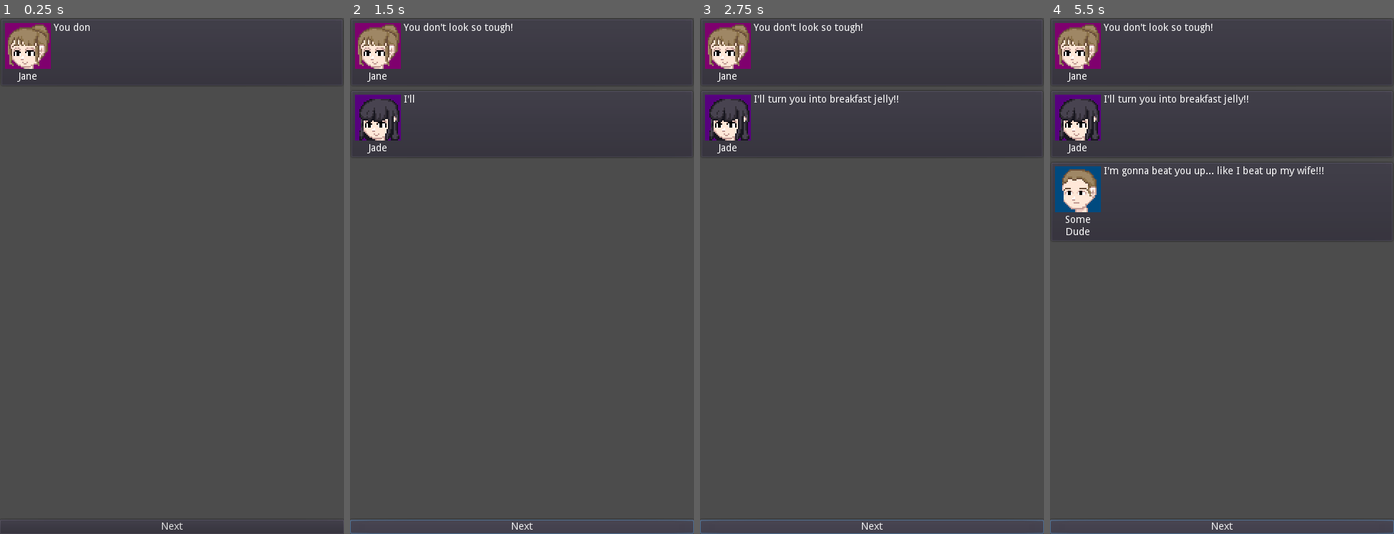
Above: before the commit, frames 1-4 (left to right).
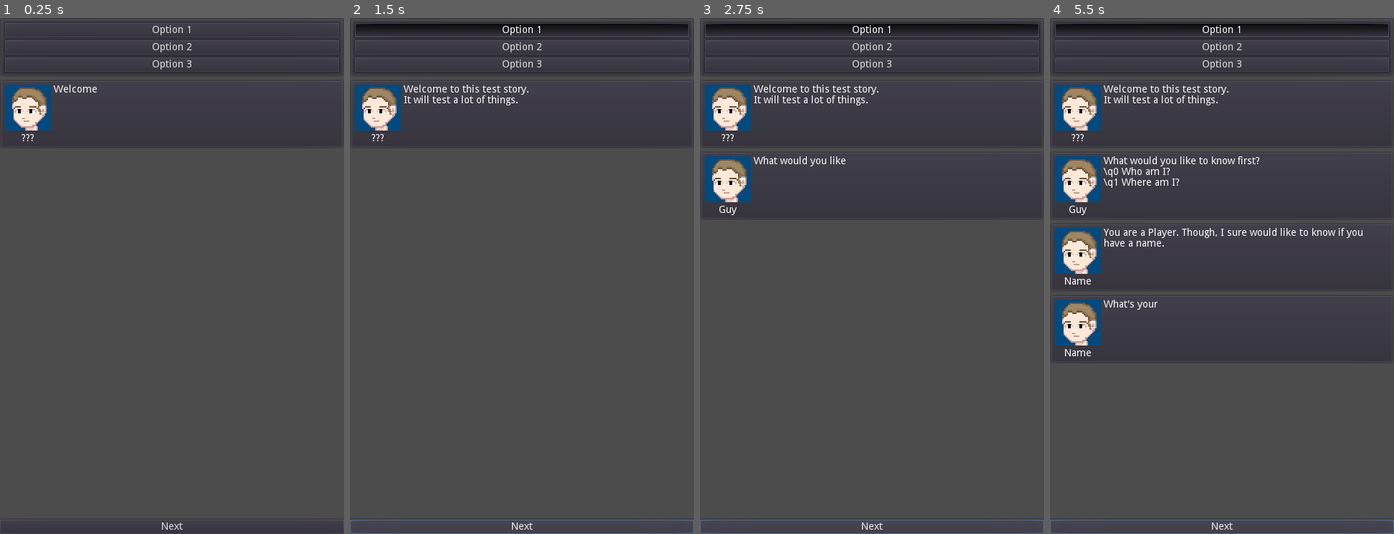
Above: after the commit, the same moments.

Repository: Crystalwarrior/chatgame
Game: Godot game, scene res://scenes/Main.tscn
The game is run twice, just before and just after one commit, with the same random seed, the same clock (stepped at 60 frames per second) and the same inputs.
Inputs (mouse positions are in pixels of both pictures, inside the frame that each line leads up to):
- Up to frame 1 (0.25 s): no input
- Up to frame 2 (1.5 s): click (522, 28) at 0.5 s, where only the run after the commit has a clickable "Option 1"; click "Next" at 1.25 s
- Up to frame 3 (2.75 s): click "Next" at 2 s
- Up to frame 4 (5.5 s): click "Next" at 2.75 s; tap Enter at 3.5, 5 s; tap Space at 4.25 s

The runs differ from the first frame. In frame 1, 3.0% of the frame differs, in the area x 0-100%, y 0-24%; in frame 2, 4.9%; in frame 3, 6.6%; in frame 4, 10%, in the area x 0-100%, y 0-66%.

Commit message:
Add a simulated registry system Add EXP Dialog System Add Choice Container node Overhaul Dialog Player to have better, easier to use syntax Make tweaks to the test story

Diff:
--- a/project.godot
+++ b/project.godot
@@ -18,6 +18,10 @@
 config/name="chatgame"
 run/main_scene="res://scenes/Main.tscn"
 config/icon="res://icon.png"
+
+[autoload]
+
+Registry="*res://scripts/Simulated_Registry.gd"
 
 [display]
 
--- /dev/null
+++ b/scenes/ChoiceContainer.tscn
@@ -0,0 +1,26 @@
+[gd_scene load_steps=2 format=2]
+
+[ext_resource path="res://scripts/ChoiceContainer.gd" type="Script" id=1]
+
+[node name="ChoiceContainer" type="PanelContainer"]
+anchor_right = 1.0
+margin_bottom = 14.0
+script = ExtResource( 1 )
+__meta__ = {
+"_edit_use_anchors_": false
+}
+
+[node name="ChoiceTemplate" type="Button" parent="."]
+visible = false
+margin_left = 7.0
+margin_top = 7.0
+margin_right = 473.0
+margin_bottom = 27.0
+toggle_mode = true
+text = "Haha Hehe"
+
+[node name="VBoxContainer" type="VBoxContainer" parent="."]
+margin_left = 7.0
+margin_top = 7.0
+margin_right = 473.0
+margin_bottom = 7.0
--- a/scenes/Main.tscn
+++ b/scenes/Main.tscn
@@ -1,6 +1,7 @@
-[gd_scene load_steps=2 format=2]
+[gd_scene load_steps=3 format=2]
 
 [ext_resource path="res://scripts/dialog_player.gd" type="Script" id=1]
+[ext_resource path="res://scenes/ChoiceContainer.tscn" type="PackedScene" id=2]
 
 [node name="Main" type="Control"]
 anchor_right = 1.0
@@ -33,6 +34,10 @@
 size_flags_horizontal = 3
 size_flags_vertical = 3
 
+[node name="ChoiceContainer" parent="ChatWindow/ScrollContainer/VBoxContainer" instance=ExtResource( 2 )]
+anchor_right = 0.0
+margin_right = 480.0
+
 [node name="NextButton" type="Button" parent="ChatWindow"]
 margin_top = 700.0
 margin_right = 480.0
--- /dev/null
+++ b/scripts/ChoiceContainer.gd
@@ -0,0 +1,30 @@
+extends PanelContainer
+
+
+signal clicked(slot)
+
+onready var _ChoiceTemplate = $ChoiceTemplate
+onready var _Container = $VBoxContainer
+
+
+func _ready():
+	_add_option("Option 1")
+	_add_option("Option 2")
+	_add_option("Option 3")
+
+func _add_option(text : String):
+	var option = _ChoiceTemplate.duplicate()
+	_Container.add_child(option)
+	option.set_text(text)
+	option.set_visible(true)
+	option.connect("pressed", self, "_button_pressed", [option.get_index()])
+
+
+func _button_pressed(slot : int):
+	var option = _Container.get_child(slot)
+#	option.pressed = true
+	for child in _Container.get_children():
+#		child.disabled = true
+		child.release_focus()
+		child.mouse_filter = MOUSE_FILTER_IGNORE
+	emit_signal("clicked", slot)
--- /dev/null
+++ b/scripts/Simulated_Registry.gd
@@ -0,0 +1,15 @@
+extends Node
+
+var registry = {"Playername": "Dudeboi128",
+				"PLAYER/LEVEL": 99,
+				"PI": PI,
+				"DATE": OS.get_datetime(),
+				"SYSTEM": OS.get_name()}
+
+# Public Methods
+
+func lookup(name : String):
+	if registry.has(name):
+		return registry[name]
+	else:
+		return ""
--- a/scripts/dialog_player.gd
+++ b/scripts/dialog_player.gd
@@ -16,23 +16,23 @@
 
 func _ready():
 	var Story_Reader_Class = load("res://addons/EXP-System-Dialog/Reference_StoryReader/EXP_StoryReader.gd")
-	self._Story_Reader = Story_Reader_Class.new()
+	_Story_Reader = Story_Reader_Class.new()
 
-	var story = load("res://stories/Example_Story_Baked.tres")
-	self._Story_Reader.read(story)
+	var story = load("res://stories/main_story_baked.tres")
+	_Story_Reader.read(story)
 
-	self.play_dialog("Plains/Battle/Slime")
+	play_dialog("prologue/intro")
 
 # Callback Methods
 
 
 func _on_NextButton_pressed():
-	if not self._playing_dialog:
+	if not _playing_dialog:
 		return
 	if not _waiting:
-		self._get_next_node()
-		if self._playing_dialog:
-			self._play_node()
+		_get_next_node()
+		if _playing_dialog:
+			_play_node()
 	elif _current_instance:
 		_current_instance.finished()
 
@@ -44,20 +44,18 @@
 # Public Methods
 
 func play_dialog(record_name : String):
-	self._playing_dialog = true
-	self._did = self._Story_Reader.get_did_via_record_name(record_name)
-	self._nid = self._Story_Reader.get_nid_via_exact_text(self._did, "<start>")
-	self._get_next_node()
-	self._play_node()
+	_playing_dialog = true
+	_did = _Story_Reader.get_did_via_record_name(record_name)
+	_nid = 1#_Story_Reader.get_nid_via_exact_text(_did, "<start>")
+	_play_node()
 
 # Private Methods
 
-func _get_next_node():
-	self._nid = self._Story_Reader.get_nid_from_slot(self._did, self._nid, 0)
-	var final_nid = self._Story_Reader.get_nid_via_exact_text(self._did, "<end>")
-
-	if self._nid == final_nid:
-		self._playing_dialog = false
+func _get_next_node(slot : int = 0):
+	if (_Story_Reader.has_slot(_did, _nid, slot)):
+		_nid = _Story_Reader.get_nid_from_slot(_did, _nid, slot)
+	else:
+		_playing_dialog = false
 
 
 func _get_tagged_text(tag : String, text : String):
@@ -69,11 +67,29 @@
 	return text.substr(start_index, substr_length)
 
 
+func _inject_variables(text : String, start_check : String = "{", end_check : String = "}") -> String:
+	while text.find("{") != -1:
+		var start_index = text.find(start_check)
+		var end_index = text.find(end_check)
+		if end_index == -1:
+			break
+		end_index += end_check.length()
+		var substr_length = end_index - start_index
+		var variable_value = Registry.lookup(text.substr(start_index + start_check.length(), substr_length - (start_check.length() + end_check.length())))
+		text.erase(start_index, substr_length)
+		text = text.insert(start_index, str(variable_value))
+
+	return text
+
 func _play_node():
-	var raw_text = self._Story_Reader.get_text(self._did, self._nid)
-	var speaker_name = self._get_tagged_text("speaker", raw_text)
-	var dialog = self._get_tagged_text("dialog", raw_text)
-	var avatar = load(self._get_tagged_text("avatar", raw_text))
+	var raw_text = _Story_Reader.get_text(_did, _nid)
+	raw_text = _inject_variables(raw_text)
+	var dialog = raw_text
+	var speaker = ""
+	var colon = raw_text.find(":")
+	if colon != -1:
+		speaker = raw_text.substr(0, colon).strip_edges()
+		dialog = raw_text.substr(colon+1).strip_edges()
 
 	_waiting = true
 
@@ -82,4 +98,4 @@
 	_box.add_child(_current_instance)
 	yield(get_tree(), "idle_frame")
 	_scrollcontainer.scroll_vertical = _scrollbar.max_value
-	_current_instance.display_text(dialog, speaker_name, avatar)
+	_current_instance.display_text(dialog, speaker, load("res://avatars/guy.png"))
--- /dev/null
+++ b/stories/main_story.tres
@@ -0,0 +1,108 @@
+[gd_resource type="Resource" load_steps=2 format=2]
+
+[ext_resource path="res://addons/EXP-System-Dialog/Resource_EditorStory/EXP_EditorStory.gd" type="Script" id=1]
+
+[resource]
+script = ExtResource( 1 )
+TYPE = "EXP_Story_editor"
+names = {
+"prologue/intro": 1
+}
+story = {
+1: {
+"available_nid": [  ],
+"groups": [  ],
+"human_readable_description": "The intro to this weird ass test game",
+"name": "prologue/intro",
+"nodes": {
+1: {
+"graph_offset": Vector2( -140, -220 ),
+"links": {
+0: 2
+},
+"rect_size": Vector2( 324, 137 ),
+"slot_amount": 1,
+"text": "???: Welcome to this test story.
+It will test a lot of things.",
+"type": "line"
+},
+2: {
+"graph_offset": Vector2( 340, -220 ),
+"links": {
+0: 6,
+1: 4
+},
+"rect_size": Vector2( 441, 177 ),
+"slot_amount": 2,
+"text": "Guy:
+What would you like to know first?
+\\q0 Who am I?
+\\q1 Where am I?",
+"type": "line"
+},
+3: {
+"graph_offset": Vector2( 1340, -300 ),
+"links": {
+0: 7
+},
+"rect_size": Vector2( 324, 137 ),
+"slot_amount": 1,
+"text": "What's your name?
+\\text_input{Playername}",
+"type": "line"
+},
+4: {
+"graph_offset": Vector2( 860, -100 ),
+"links": {
+0: 5
+},
+"rect_size": Vector2( 324, 137 ),
+"slot_amount": 1,
+"text": "You are in the Hall of Judgement. You will be prosecuted for your crimes. Though, I won't be telling you what those crimes are yet...",
+"type": "line"
+},
+5: {
+"graph_offset": Vector2( 1340, -100 ),
+"links": {
+0: 3
+},
+"rect_size": Vector2( 324, 137 ),
+"slot_amount": 1,
+"text": "But before that, I have a question to ask you.",
+"type": "line"
+},
+6: {
+"graph_offset": Vector2( 860, -300 ),
+"links": {
+0: 3
+},
+"rect_size": Vector2( 324, 137 ),
+"slot_amount": 1,
+"text": "You are a Player. Though, I sure would like to know if you have a name.",
+"type": "line"
+},
+7: {
+"graph_offset": Vector2( 1820, -300 ),
+"links": {
+0: 8
+},
+"rect_size": Vector2( 324, 137 ),
+"slot_amount": 1,
+"text": "Ah, {Playername}? That sure is a name.",
+"type": "line"
+},
+8: {
+"graph_offset": Vector2( 2300, -300 ),
+"links": {
+
+},
+"rect_size": Vector2( 324, 137 ),
+"slot_amount": 1,
+"text": "Either way... The hour of judgement is upon you. Steel yourself.",
+"type": "line"
+}
+}
+}
+}
+available_dids = [  ]
+groups = [  ]
--- /dev/null
+++ b/stories/main_story_baked.tres
@@ -0,0 +1,70 @@
+[gd_resource type="Resource" load_steps=2 format=2]
+
+[ext_resource path="res://addons/EXP-System-Dialog/Resource_BakedStory/EXP_BakedStory.gd" type="Script" id=1]
+
+[resource]
+script = ExtResource( 1 )
+TYPE = "EXP_Baked_Story"
+story = {
+1: {
+"nodes": {
+1: {
+"links": {
+0: 2
+},
+"text": "???: Welcome to this test story.
+It will test a lot of things."
+},
+2: {
+"links": {
+0: 6,
+1: 4
+},
+"text": "Guy:
+What would you like to know first?
+\\q0 Who am I?
+\\q1 Where am I?"
+},
+3: {
+"links": {
+0: 7
+},
+"text": "What's your name?
+\\text_input{Playername}"
+},
+4: {
+"links": {
+0: 5
+},
+"text": "You are in the Hall of Judgement. You will be prosecuted for your crimes. Though, I won't be telling you what those crimes are yet..."
+},
+5: {
+"links": {
+0: 3
+},
+"text": "But before that, I have a question to ask you."
+},
+6: {
+"links": {
+0: 3
+},
+"text": "You are a Player. Though, I sure would like to know if you have a name."
+},
+7: {
+"links": {
+0: 8
+},
+"text": "Ah, {Playername}? That sure is a name."
+},
+8: {
+"links": {
+
+},
+"text": "Either way... The hour of judgement is upon you. Steel yourself."
+}
+}
+}
+}
+names = {
+"prologue/intro": 1
+}
Not shown, changed: addons/EXP-System-Dialog/Dialog Editor/Editor/editor.gd
Not shown, changed: addons/EXP-System-Dialog/Dialog Editor/dialog_editor.gd
Not shown, changed: addons/EXP-System-Dialog/Story Editor/Dialog Record/dialog_record.gd
Not shown, changed: addons/EXP-System-Dialog/Story Editor/Rename Record Box/rename_record_box.gd
Not shown, changed: addons/EXP-System-Dialog/Story Editor/story_editor.gd
Not shown, changed: addons/EXP-System-Dialog/plugin.gd
